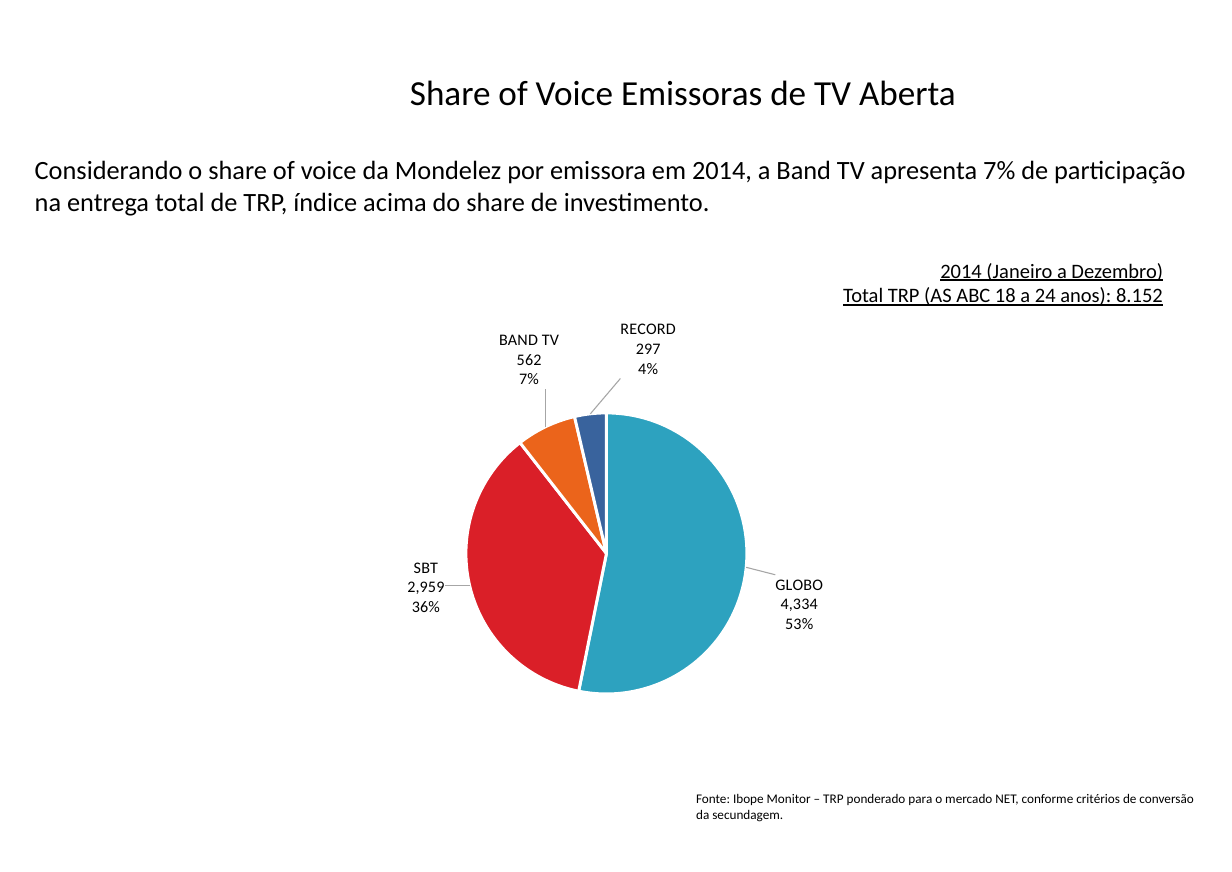
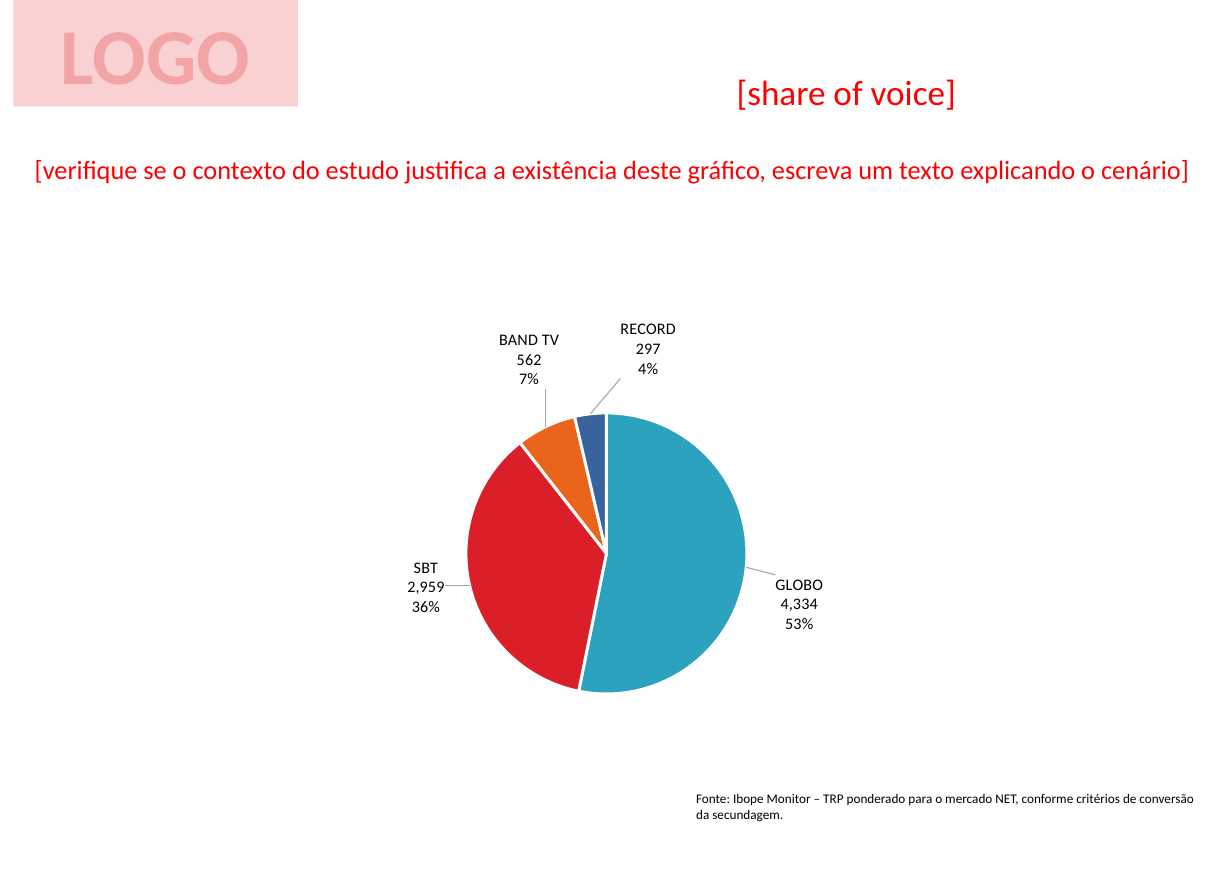
Before and after one commit to filiperp/b-im, a slide deck: slide 7 of html/estudo/docs/mondelez.pptx (slide 6 before the commit). Drawn at 1232x872 pixels with LibreOffice and Linux fonts; fonts in the diff are those of the drawing; background and template pictures are left out. Boxes give left, top, right and bottom in pixels: in the first picture for what was removed or moved away, otherwise in the second. Text is boxed around its words. In the diff, an @@ line names an element or a change of style, - is before the commit and + after.

```diff
--- a/html/estudo/docs/mondelez.pptx
+++ b/html/estudo/docs/mondelez.pptx
@@ rectangle added at (x1=14, y1=0, x2=298, y2=106), fill #F9D1D3, 54 pt, text #F2A4A7, bold @@
+LOGO
@@ text at (x1=737, y1=79, x2=956, y2=110): text changed; text colour #000000 to #FF0000 @@
-Share of Voice Emissoras de TV Aberta
+[share of voice]
@@ text at (x1=35, y1=160, x2=1189, y2=184): text changed; text colour #000000 to #FF0000 @@
-Considerando o share of voice da Mondelez por emissora em 2014, a Band TV apresenta 7% de participação na entrega total de TRP, índice acima do share de investimento.
+[verifique se o contexto do estudo justifica a existência deste gráfico, escreva um texto explicando o cenário]
@@ text removed at (x1=843, y1=263, x2=1163, y2=306) @@
-2014 (Janeiro a Dezembro)
-Total TRP (AS ABC 18 a 24 anos): 8.152
```
Also in this commit, not shown: 6 other slides changed, 3 slides added, 2 slides removed, 11 other files.
